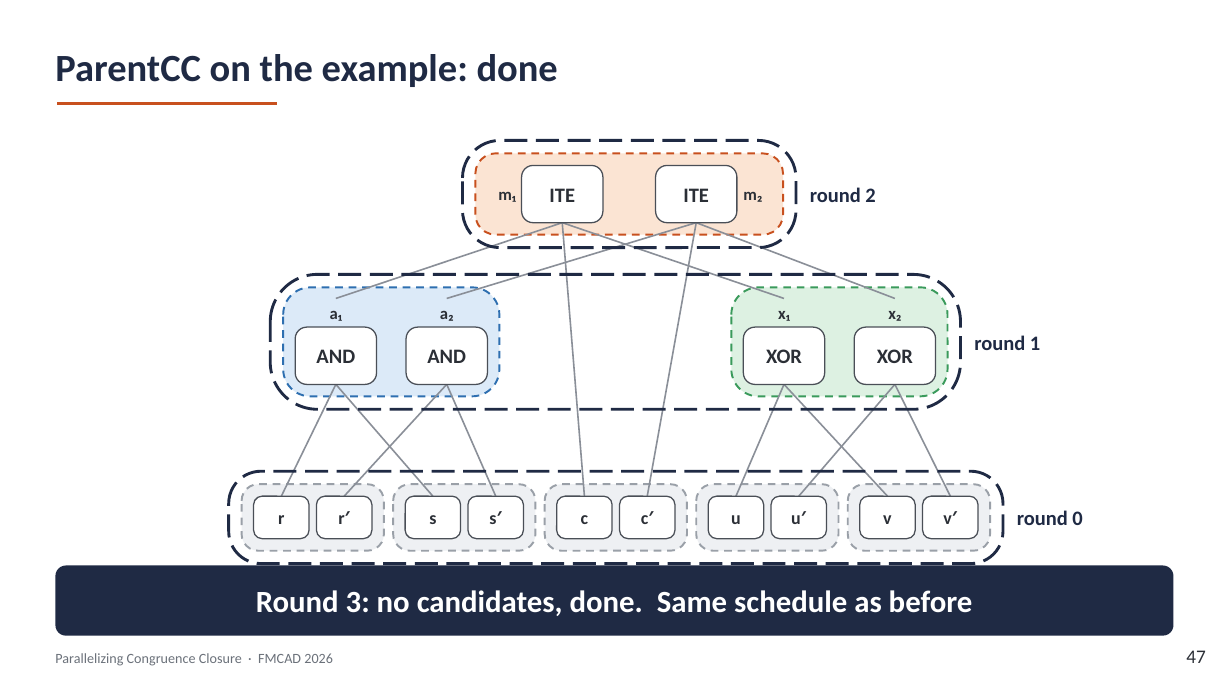
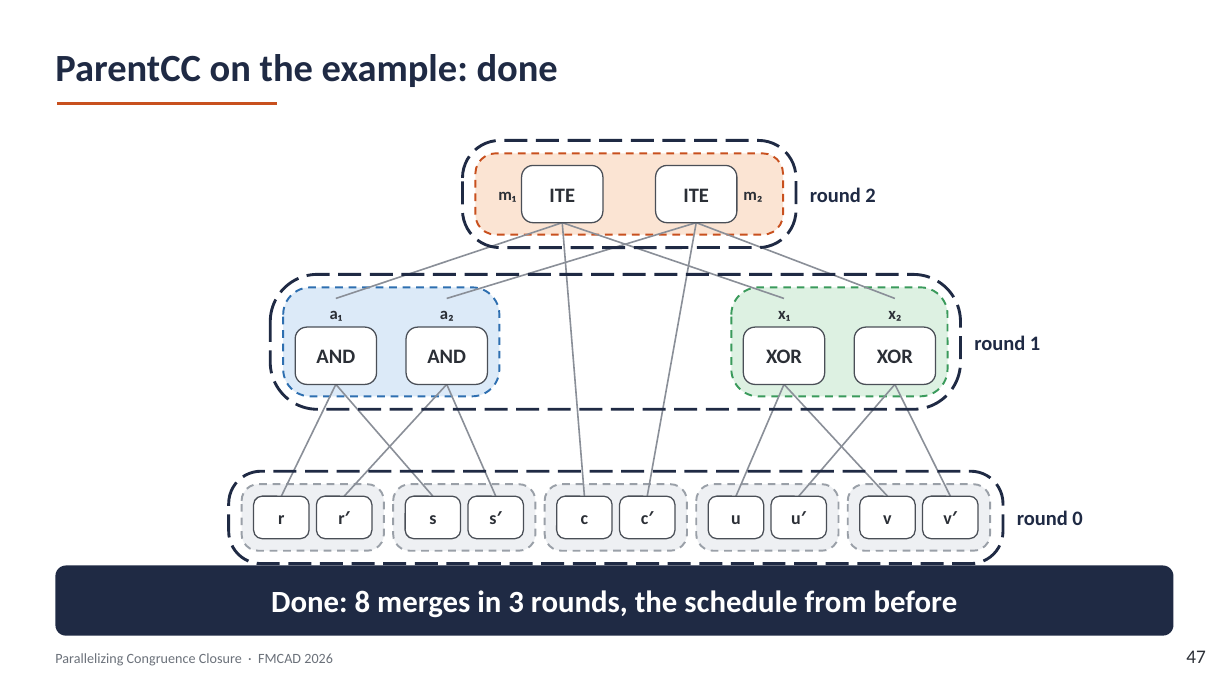
Before and after one commit to amarshah1/parallelcc-paper, a slide deck: slide 47 of slides/parallelcc-part1.pptx. Drawn at 1232x693 pixels with LibreOffice and Linux fonts; fonts in the diff are those of the drawing. Boxes give left, top, right and bottom in pixels: in the first picture for what was removed or moved away, otherwise in the second. Text is boxed around its words. In the diff, an @@ line names an element or a change of style, - is before the commit and + after.

```diff
--- a/slides/parallelcc-part1.pptx
+++ b/slides/parallelcc-part1.pptx
@@ text in rounded rectangle at [271,590,958,618]: text changed @@
-Round 3: no candidates, done. Same schedule as before
+Done: 8 merges in 3 rounds, the schedule from before
```
Also in this commit, not shown: 8 other slides changed, 1 other file.
